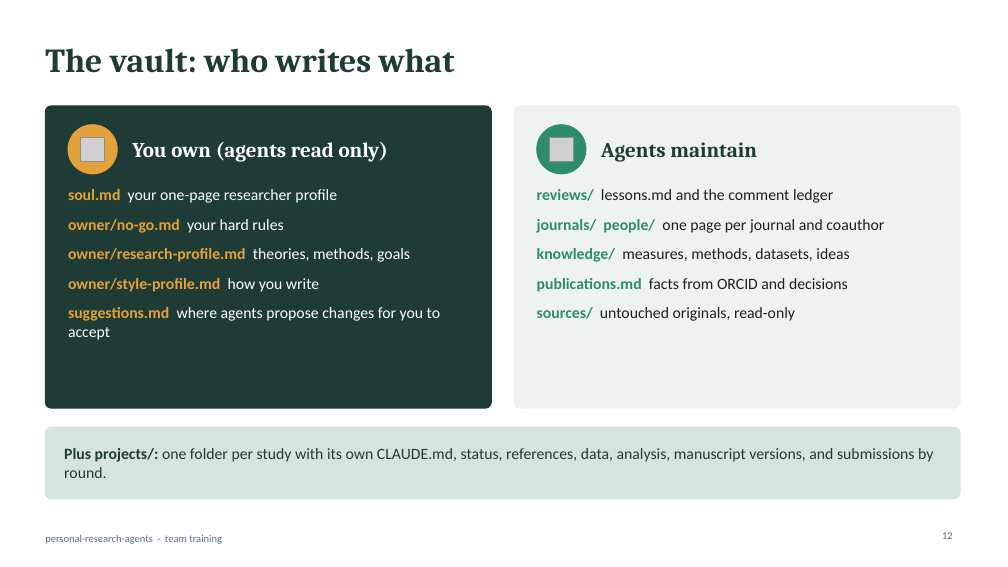
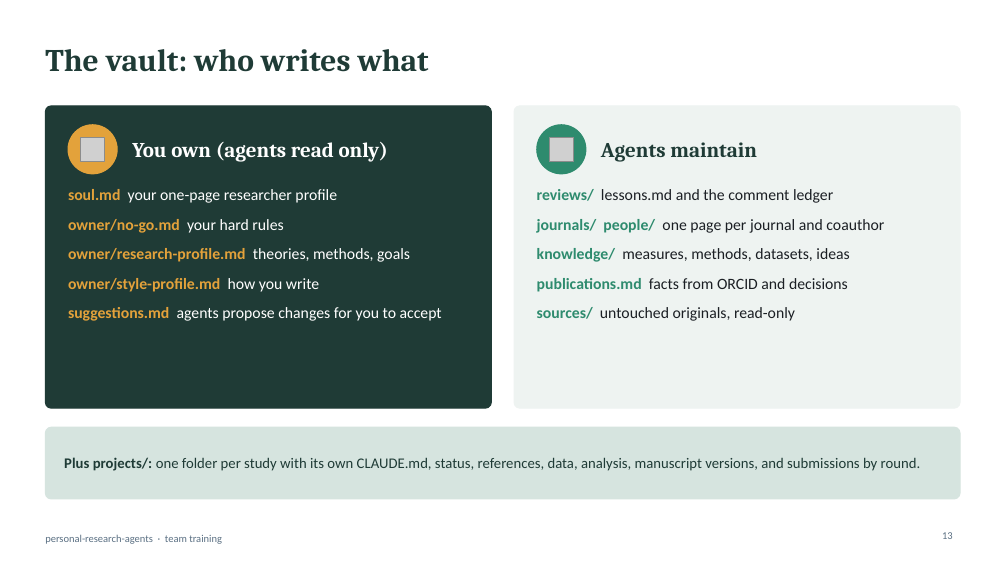
Before and after one commit to simonhdang/personal-research-agents, a slide deck: slide 13 of docs/personal-research-agents_seminar.pptx (slide 12 before the commit). Drawn at 1008x567 pixels with LibreOffice and Linux fonts; fonts in the diff are those of the drawing; grey boxes stand for pictures. Boxes give left, top, right and bottom in pixels: in the first picture for what was removed or moved away, otherwise in the second. Text is boxed around its words. In the diff, an @@ line names an element or a change of style, - is before the commit and + after.

```diff
--- a/docs/personal-research-agents_seminar.pptx
+++ b/docs/personal-research-agents_seminar.pptx
@@ title "The vault: who writes what" at bbox=[45, 49, 429, 72]: size 32 to 30 pt @@
@@ text at bbox=[68, 307, 442, 321]: text changed @@
-suggestions.md where agents propose changes for you to accept
+suggestions.md agents propose changes for you to accept
@@ text "Plus projects/: one folder per ..." at bbox=[64, 457, 921, 471]: size 15 to 14 pt @@
```
Also in this commit, not shown: 16 other slides changed, 24 slides added, 6 slides removed, 1 other file.
